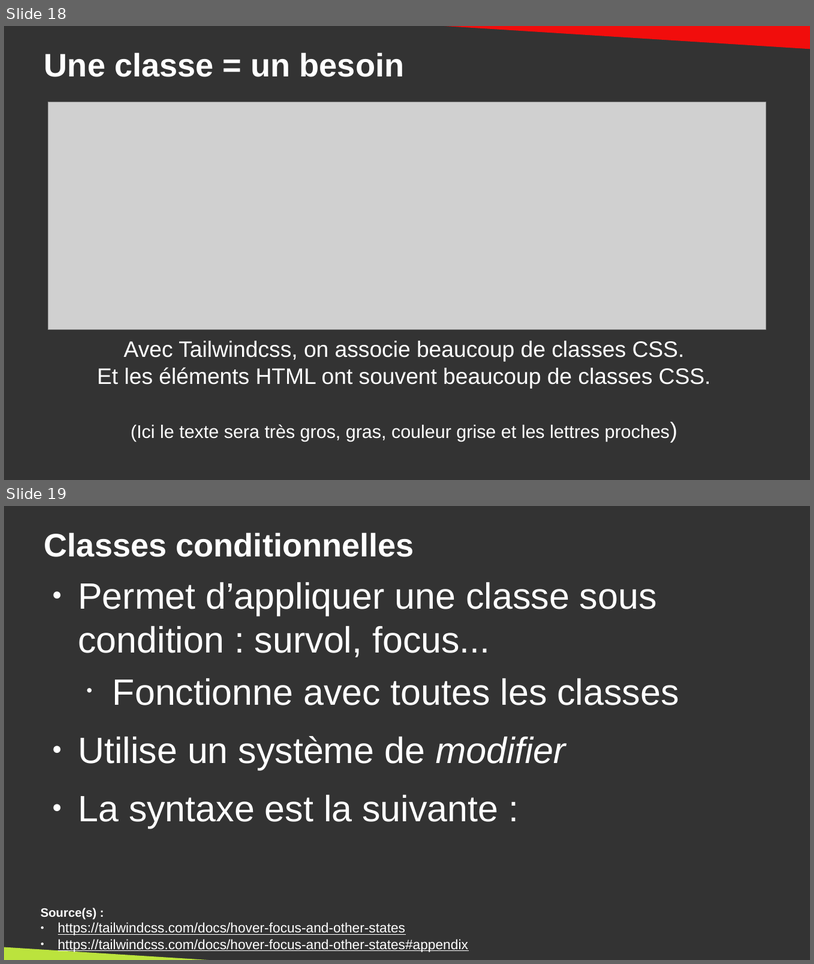
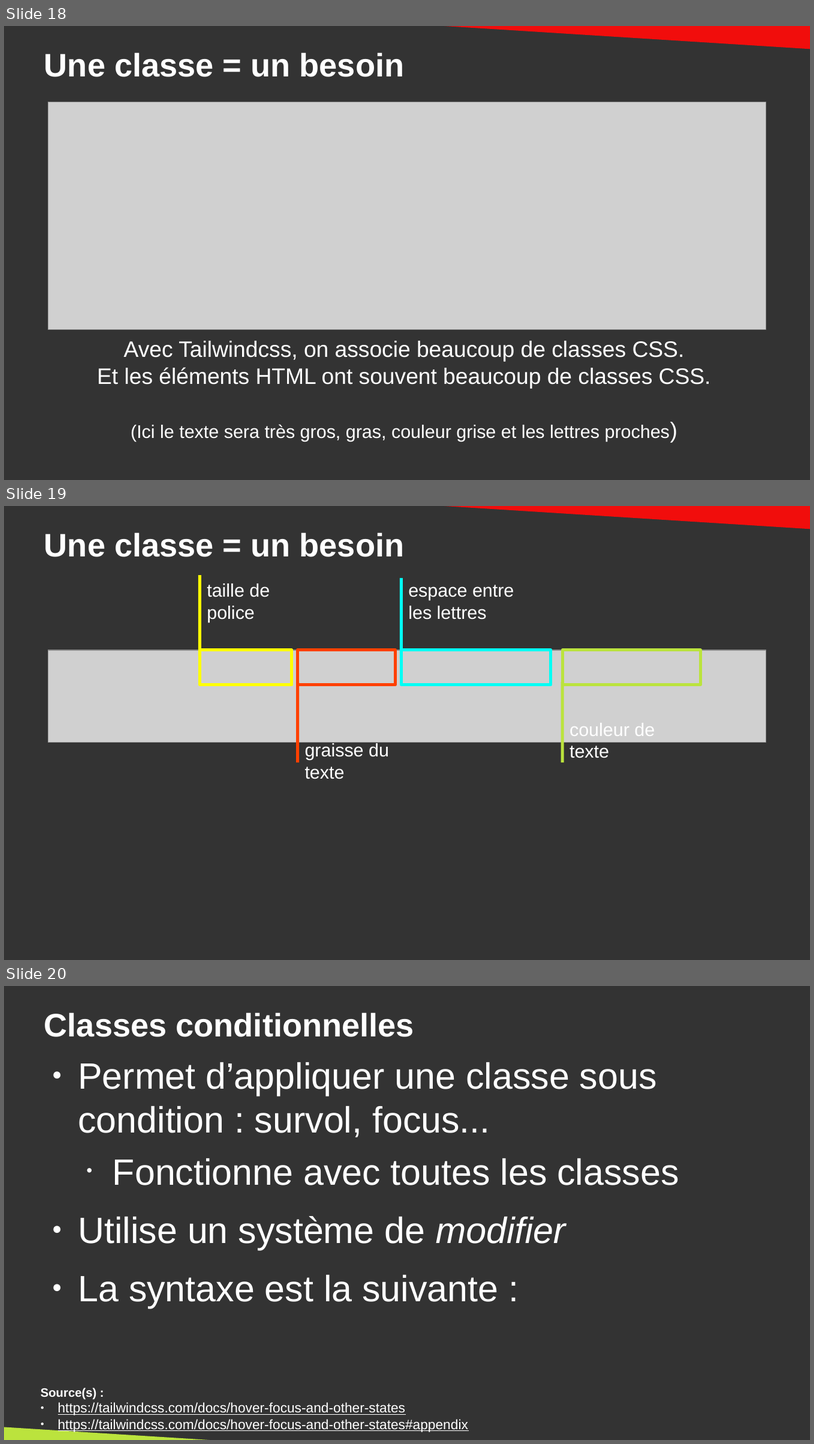
Before and after one commit to DanYellow/cours, a slide deck: integration-web-s2/travaux-pratiques/numero-4/presentation.odp. Shown one above the other, each under a label of ours: slides 18 and 19 before the commit, slides 18, 19 and 20 after it. The pictures are 814x964 and 814x1444 pixels, drawn with LibreOffice and Linux fonts; fonts in the diff are those of the drawing; grey boxes stand for pictures. Boxes give left, top, right and bottom in pixels: in the first picture for what was removed or moved away, otherwise in the second. Text is boxed around its words. In the diff, an @@ line names an element or a change of style, - is before the commit and + after.

```diff
--- a/integration-web-s2/travaux-pratiques/numero-4/presentation.odp
+++ b/integration-web-s2/travaux-pratiques/numero-4/presentation.odp
@@ slide 19 added at (4, 506, 810, 960), background #333333 @@
@@ right triangle added at (393, 506, 810, 529), fill #F10D0C @@
@@ title added at (44, 532, 404, 557), 32 pt, text #FFFFFF, bold @@
+Une classe = un besoin
@@ line added from (200, 656) to (200, 575), #FFFF00 3 pt @@
@@ text added at (207, 583, 270, 622), 18 pt, text #FFFFFF @@
+taille de police
@@ line added from (401, 659) to (401, 578), #00FFF5 3 pt @@
@@ text added at (408, 585, 514, 619), 18 pt, text #FFFFFF @@
+espace entre les lettres
@@ picture added at (48, 650, 766, 742) @@
@@ rectangle added at (200, 650, 293, 685), outline #FFFF00 3 pt @@
@@ rectangle added at (298, 650, 396, 685), outline #FF4000 3 pt @@
@@ rectangle added at (401, 650, 551, 685), outline #00FFF5 3 pt @@
@@ rectangle added at (563, 650, 701, 685), outline #BBE33D 3 pt @@
@@ line added from (298, 762) to (298, 682), #FF4000 3 pt @@
@@ line added from (563, 762) to (563, 682), #BBE33D 3 pt @@
@@ text added at (570, 723, 655, 758), 18 pt, text #FFFFFF @@
+couleur de texte
@@ text added at (305, 742, 389, 779), 18 pt, text #FFFFFF @@
+graisse du
+texte
@@ what was slide 19 is now slide 20 @@
```
Also in this commit, not shown: 2 other slides added, 1 other file.
